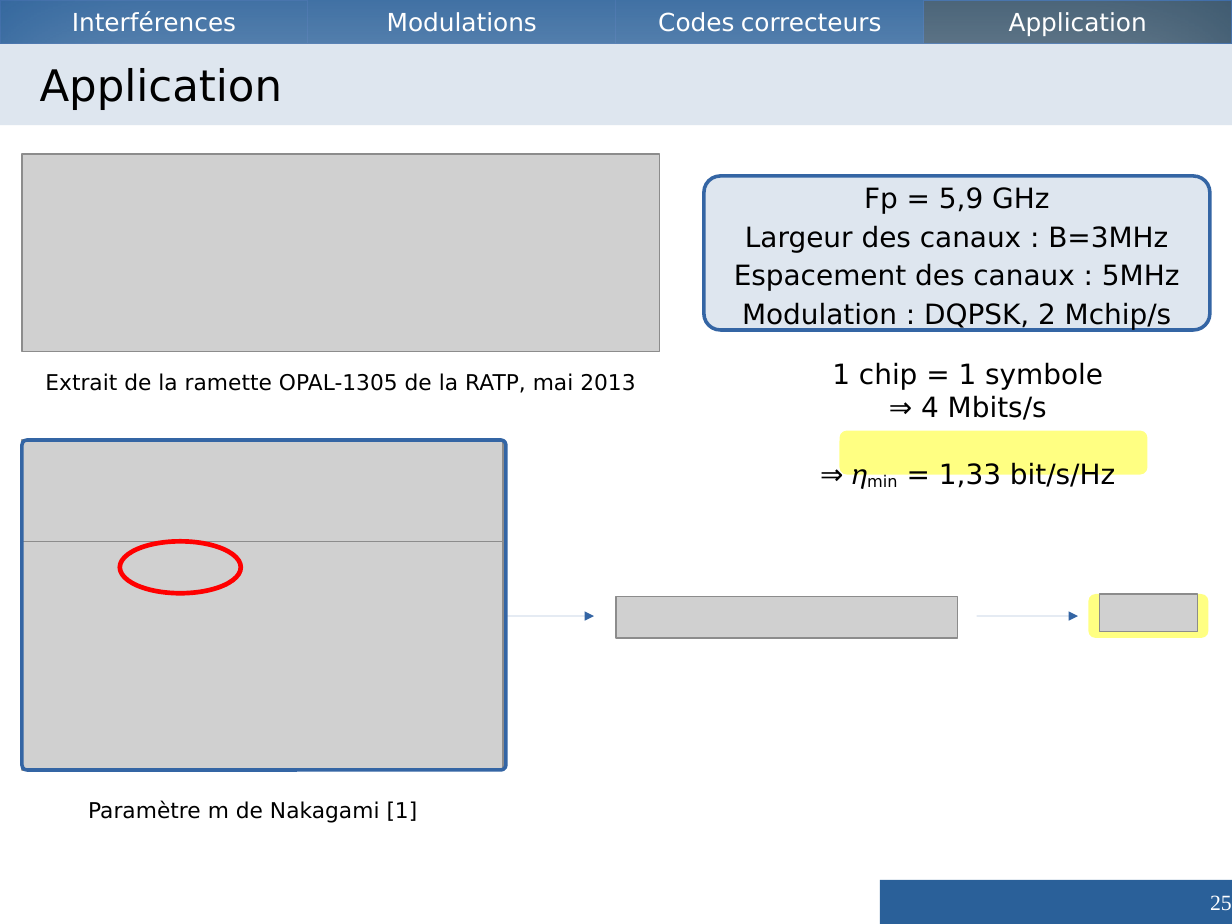
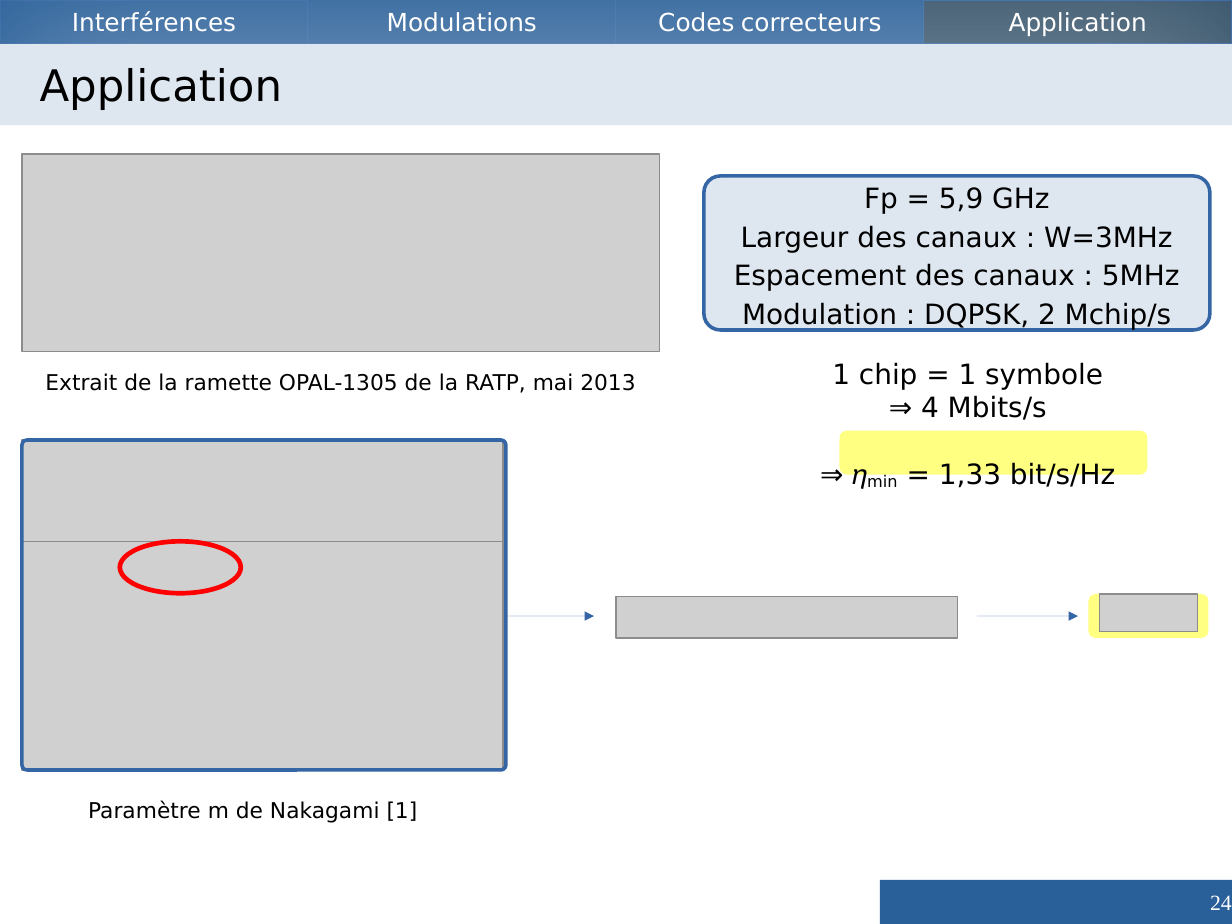
Before and after one commit to Vzrod/tipe, a slide deck: slide 24 of TIPE - Copie.odp (slide 25 before the commit). Drawn at 1232x924 pixels with LibreOffice and Linux fonts; fonts in the diff are those of the drawing; grey boxes stand for pictures. Boxes give left, top, right and bottom in pixels: in the first picture for what was removed or moved away, otherwise in the second. Text is boxed around its words. In the diff, an @@ line names an element or a change of style, - is before the commit and + after.

```diff
--- a/TIPE - Copie.odp
+++ b/TIPE - Copie.odp
@@ text in rounded rectangle at (741, 225, 1172, 252): text changed @@
-Largeur des canaux : B=3MHz
+Largeur des canaux : W=3MHz
@@ page number at (1210, 895, 1232, 910): text changed @@
-25
+24
```
Also in this commit, not shown: 18 other slides changed, 1 slide removed, 5 other files.
